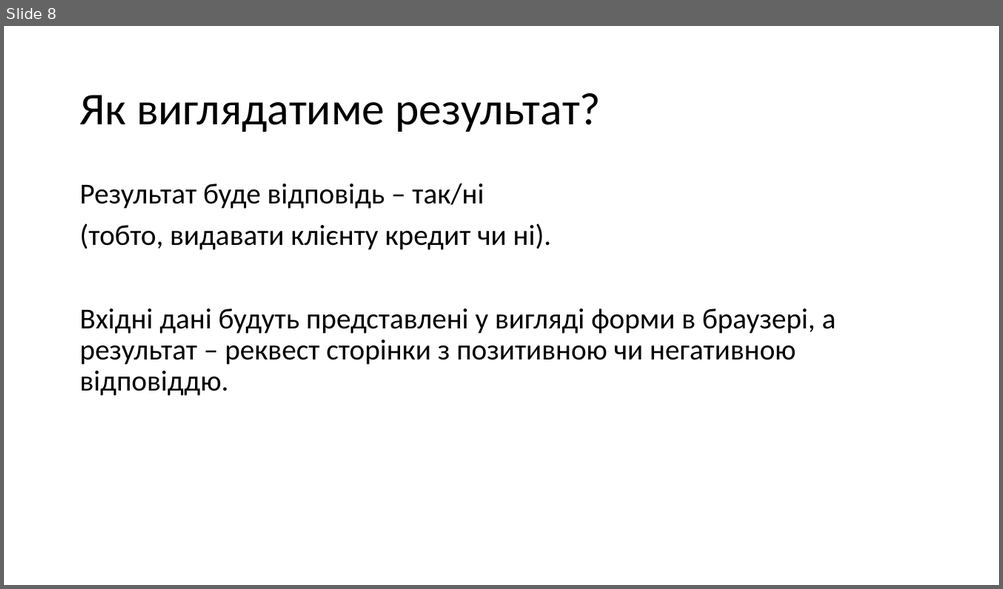
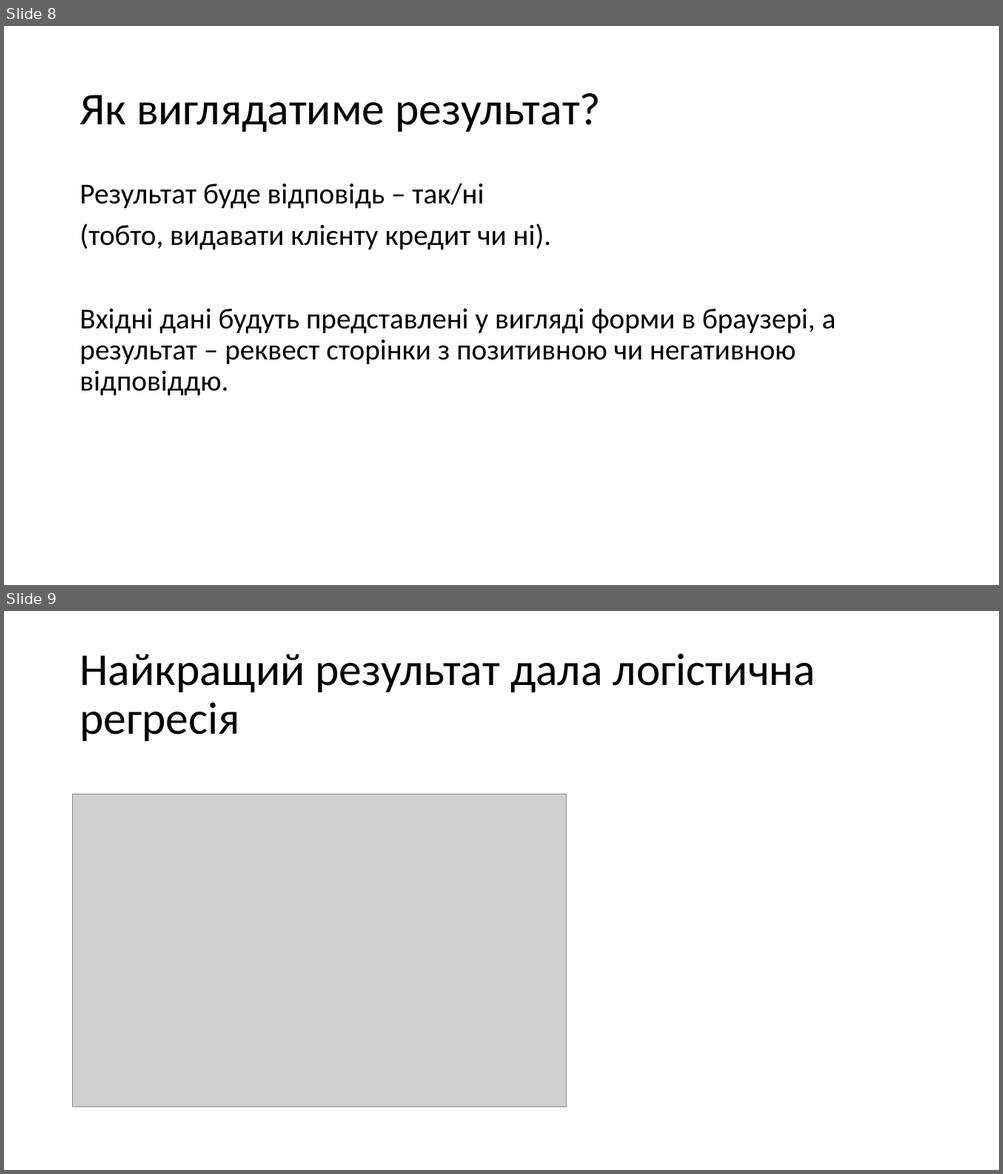
Before and after one commit to PashaLysyi321/-, a slide deck: presentation.pptx. Shown one above the other, each under a label of ours: slide 8 before the commit, slides 8 and 9 after it. The pictures are 1003x589 and 1003x1174 pixels, drawn with LibreOffice and Linux fonts; fonts in the diff are those of the drawing; grey boxes stand for pictures. Boxes give left, top, right and bottom in pixels: in the first picture for what was removed or moved away, otherwise in the second. Text is boxed around its words. In the diff, an @@ line names an element or a change of style, - is before the commit and + after.

```diff
--- a/presentation.pptx
+++ b/presentation.pptx
@@ slide 9 added at (4, 611, 999, 1170), background #FFFFFF @@
@@ title added at (79, 653, 816, 741), 44 pt, text #000000 @@
+Найкращий результат дала логістична регресія
@@ picture added at (73, 795, 566, 1107) @@
```
Also in this commit, not shown: 1 other slide added.
